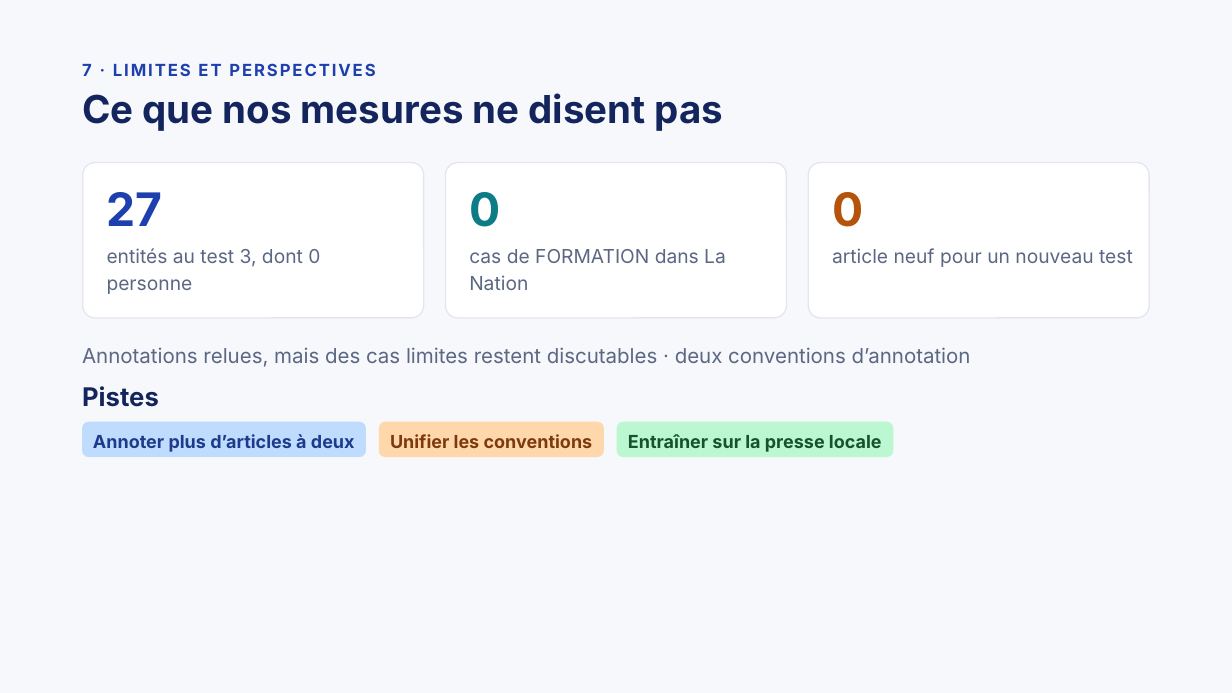
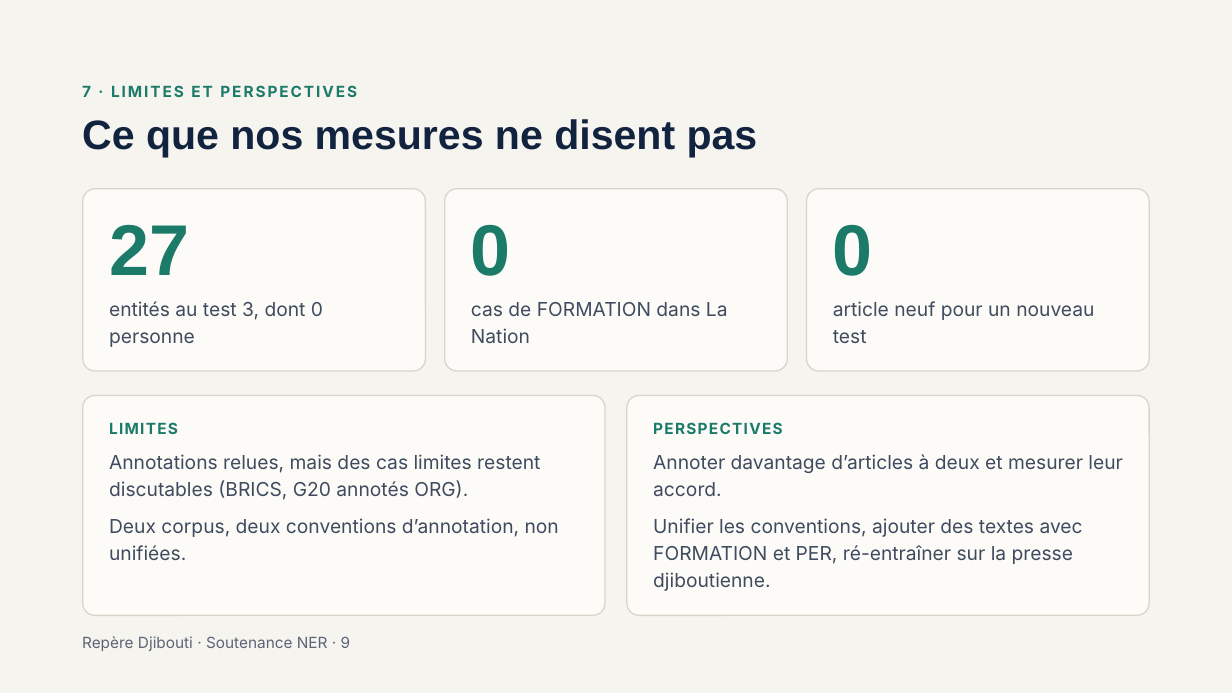
Before and after one commit to Mani26368/taln-ner-djibouti, a slide deck: slide 9 of livrables/Slides_NER_Djibouti.pptx (slide 8 before the commit). Drawn at 1232x693 pixels with LibreOffice and Linux fonts; fonts in the diff are those of the drawing. Boxes give left, top, right and bottom in pixels: in the first picture for what was removed or moved away, otherwise in the second. Text is boxed around its words. In the diff, an @@ line names an element or a change of style, - is before the commit and + after.

```diff
--- a/livrables/Slides_NER_Djibouti.pptx
+++ b/livrables/Slides_NER_Djibouti.pptx
@@ background #F7F8FC to #F6F4EF @@
@@ text "7 · LIMITES ET PERSPECTIVES": place and size @@
-text "7 · LIMITES ET PERSPECTIVES" at (82,63,375,76)
+text "7 · LIMITES ET PERSPECTIVES" at (82,85,357,97)
@@ text "7 · LIMITES ET PERSPECTIVES" at (82,85,357,97): size 13 to 12 pt, text colour #1E3FAE to #1B7A68; line spacing 18.2pt to 14.4pt @@
@@ title "Ce que nos mesures ne ...": place and size @@
-title "Ce que nos mesures ne ..." at (82,93,723,131)
+title "Ce que nos mesures ne ..." at (82,119,758,157)
@@ title "Ce que nos mesures ne ..." at (82,119,758,157): size 30 to 32 pt, font Inter to Arial, text colour #13255C to #12233F; line spacing 33pt to 35.2pt @@
@@ fill #FFFFFF to #FCFBF8; outline #E2E6EF 1 pt to #D9D4C7 1 pt; proportions changed in 3 elements at (445,189,787,371), (807,189,1150,371), (83,189,426,371) @@
@@ rounded rectangle: place and size @@
-rounded rectangle at (83,163,424,318)
+rounded rectangle at (83,189,426,371)
@@ text "27": place and size @@
-text "27" at (107,192,163,226)
+text "27" at (109,224,189,275)
@@ text "27" at (109,224,189,275): size 36 to 56 pt, font Inter to Arial, text colour #1E3FAE to #1B7A68; line spacing 41.4pt to 64.4pt @@
@@ rounded rectangle: place and size @@
-rounded rectangle at (445,163,787,318)
+rounded rectangle at (445,189,787,371)
@@ text "0": place and size @@
-text "0" at (469,192,500,227)
+text "0" at (471,224,511,276)
@@ text "0" at (471,224,511,276): size 36 to 56 pt, font Inter to Arial, text colour #0E7C86 to #1B7A68; line spacing 41.4pt to 64.4pt @@
@@ rounded rectangle: place and size @@
-rounded rectangle at (809,163,1150,318)
+rounded rectangle at (807,189,1150,371)
@@ text "0": place and size @@
-text "0" at (832,192,863,227)
+text "0" at (833,224,873,276)
@@ text "0" at (833,224,873,276): size 36 to 56 pt, font Inter to Arial, text colour #B45309 to #1B7A68; line spacing 41.4pt to 64.4pt @@
@@ text "entités au test 3, dont ...": place and size @@
-text "entités au test 3, dont ..." at (107,248,320,294)
+text "entités au test 3, dont ..." at (109,301,323,347)
@@ text "cas de FORMATION dans La ...": place and size @@
-text "cas de FORMATION dans La ..." at (469,249,726,290)
+text "cas de FORMATION dans La ..." at (471,302,728,343)
@@ text colour #5B6783 to #3F4B5E in 3 elements at (471,302,728,343), (109,301,323,347), (833,301,1094,343) @@
@@ text "article neuf pour un nouveau ...": place and size @@
-text "article neuf pour un nouveau ..." at (832,248,1133,267)
+text "article neuf pour un nouveau ..." at (833,301,1094,343)
@@ text removed at (82,386,159,407) @@
-Pistes
@@ rounded rectangle added at (83,396,605,616), fill #FCFBF8, outline #D9D4C7 1 pt @@
@@ rounded rectangle added at (627,396,1149,616), fill #FCFBF8, outline #D9D4C7 1 pt @@
@@ rounded rectangle removed at (82,421,366,457) @@
-Annoter plus d’articles à deux
@@ text added at (109,422,178,434), 12 pt, text #1B7A68, bold @@
+LIMITES
@@ rounded rectangle removed at (379,421,604,457) @@
-Unifier les conventions
@@ rounded rectangle removed at (616,421,893,457) @@
-Entraîner sur la presse locale
@@ text added at (653,422,782,434), 12 pt, text #1B7A68, bold @@
+PERSPECTIVES
@@ text at (109,454,540,500): text changed; size 16 to 15 pt; text colour #5B6783 to #3F4B5E @@
-Annotations relues, mais des cas limites restent discutables · deux conventions d’annotation
+Annotations relues, mais des cas limites restent discutables (BRICS, G20 annotés ORG).
@@ text added at (653,454,1122,496), 15 pt, text #3F4B5E @@
+Annoter davantage d’articles à deux et mesurer leur accord.
@@ text added at (109,518,559,560), 15 pt, text #3F4B5E @@
+Deux corpus, deux conventions d’annotation, non unifiées.
@@ text added at (653,518,1083,591), 15 pt, text #3F4B5E @@
+Unifier les conventions, ajouter des textes avec FORMATION et PER, ré-entraîner sur la presse djiboutienne.
@@ text added at (82,636,351,651), 12 pt, text #5A6577 @@
+Repère Djibouti · Soutenance NER · 9
```
Also in this commit, not shown: 5 other slides changed, 4 slides added, 3 slides removed, 3 other files.
